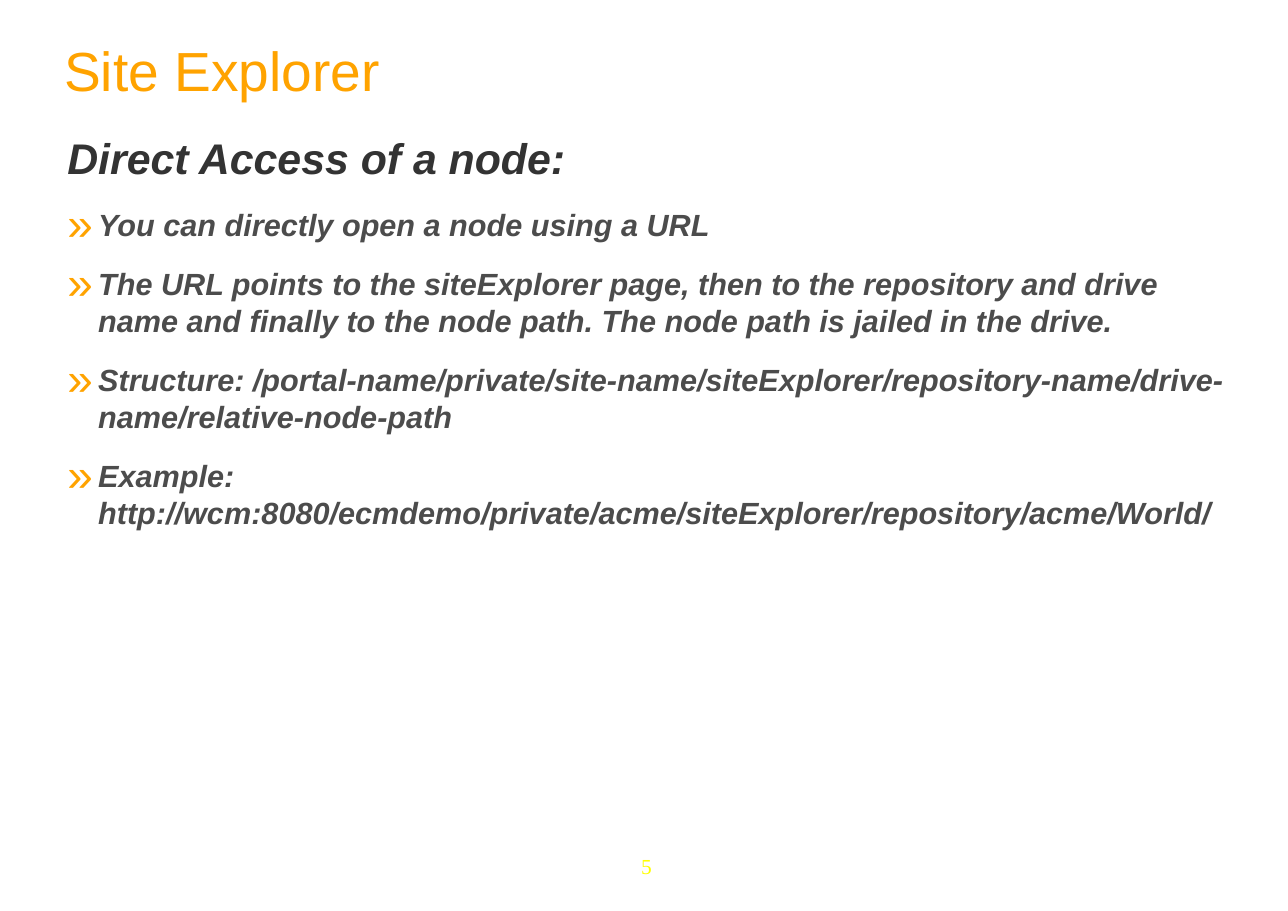
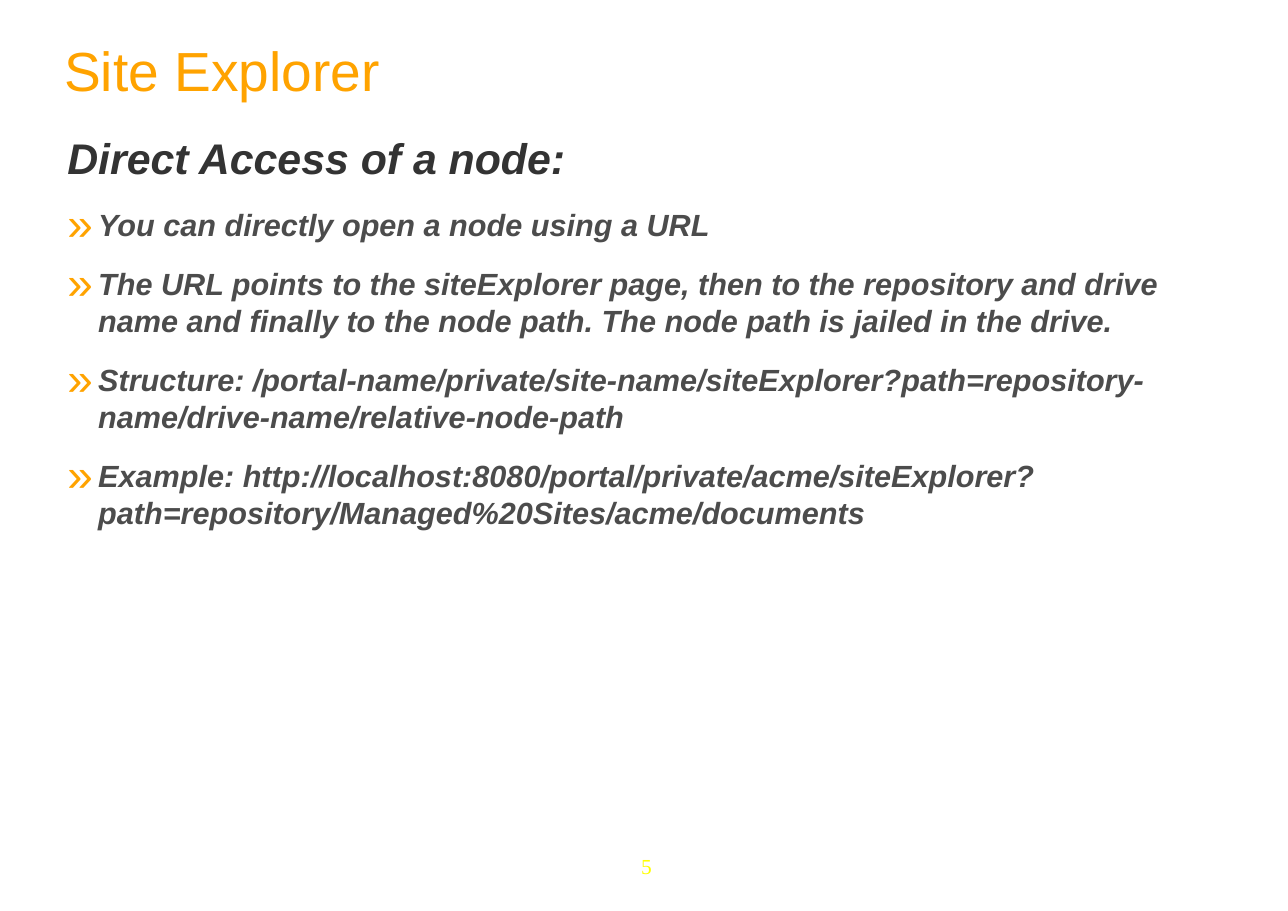
Before and after one commit to anhvurz90/training, a slide deck: slide 5 of slides/exo-fundamentals/en/070-WCM-Lab-XFund-en.ppt. Drawn at 1288x911 pixels with LibreOffice and Linux fonts; fonts in the diff are those of the drawing; background and template pictures are left out. Boxes give left, top, right and bottom in pixels: in the first picture for what was removed or moved away, otherwise in the second. Text is boxed around its words. In the diff, an @@ line names an element or a change of style, - is before the commit and + after.

```diff
--- a/slides/exo-fundamentals/en/070-WCM-Lab-XFund-en.ppt
+++ b/slides/exo-fundamentals/en/070-WCM-Lab-XFund-en.ppt
@@ text at [98,369,1144,530]: text changed @@
-» Structure: /portal-name/private/site-name/siteExplorer/repository-name/drive-name/relative-node-path
-» Example: http://wcm:8080/ecmdemo/private/acme/siteExplorer/repository/acme/World/
+» Structure: /portal-name/private/site-name/siteExplorer?path=repository-name/drive-name/relative-node-path
+» Example: http://localhost:8080/portal/private/acme/siteExplorer?path=repository/Managed%20Sites/acme/documents
```
Also in this commit, not shown: 3 other slides changed, 1 other file.
